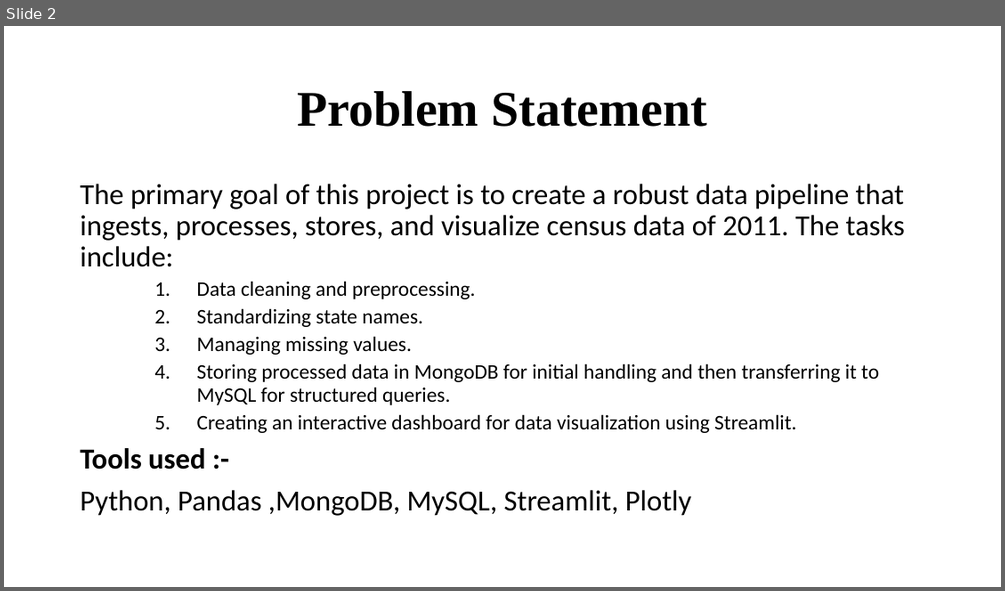
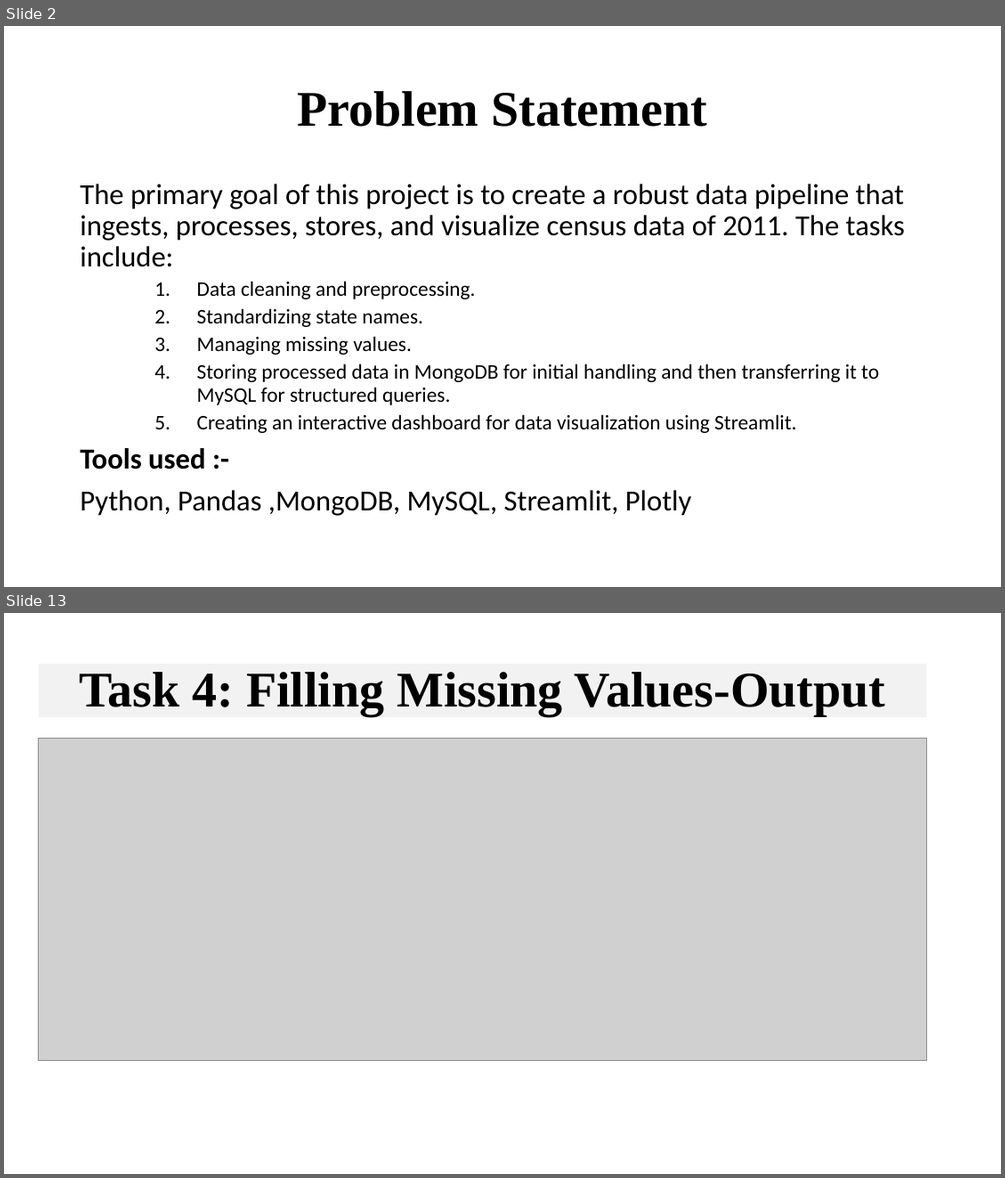
Before and after one commit to DeviEngineer2007/Census2011, a slide deck: Census Data Engineering Project_final.pptx. Shown one above the other, each under a label of ours: slide 2 before the commit, slides 2 and 13 after it; the slides between them are not shown. The pictures are 1005x591 and 1005x1178 pixels, drawn with LibreOffice and Linux fonts; fonts in the diff are those of the drawing; grey boxes stand for pictures. Boxes give left, top, right and bottom in pixels: in the first picture for what was removed or moved away, otherwise in the second. Text is boxed around its words. In the diff, an @@ line names an element or a change of style, - is before the commit and + after.

```diff
--- a/Census Data Engineering Project_final.pptx
+++ b/Census Data Engineering Project_final.pptx
@@ slide 13 added at box(4, 613, 1001, 1174), background #FFFFFF @@
@@ rectangle added at box(39, 664, 927, 717), fill #F2F2F2, 48 pt, text #000000, bold @@
+Task 4: Filling Missing Values-Output
@@ picture added at box(39, 738, 927, 1060) @@
```
Also in this commit, not shown: 5 slides changed, 14 other slides added, 3 slides removed.
